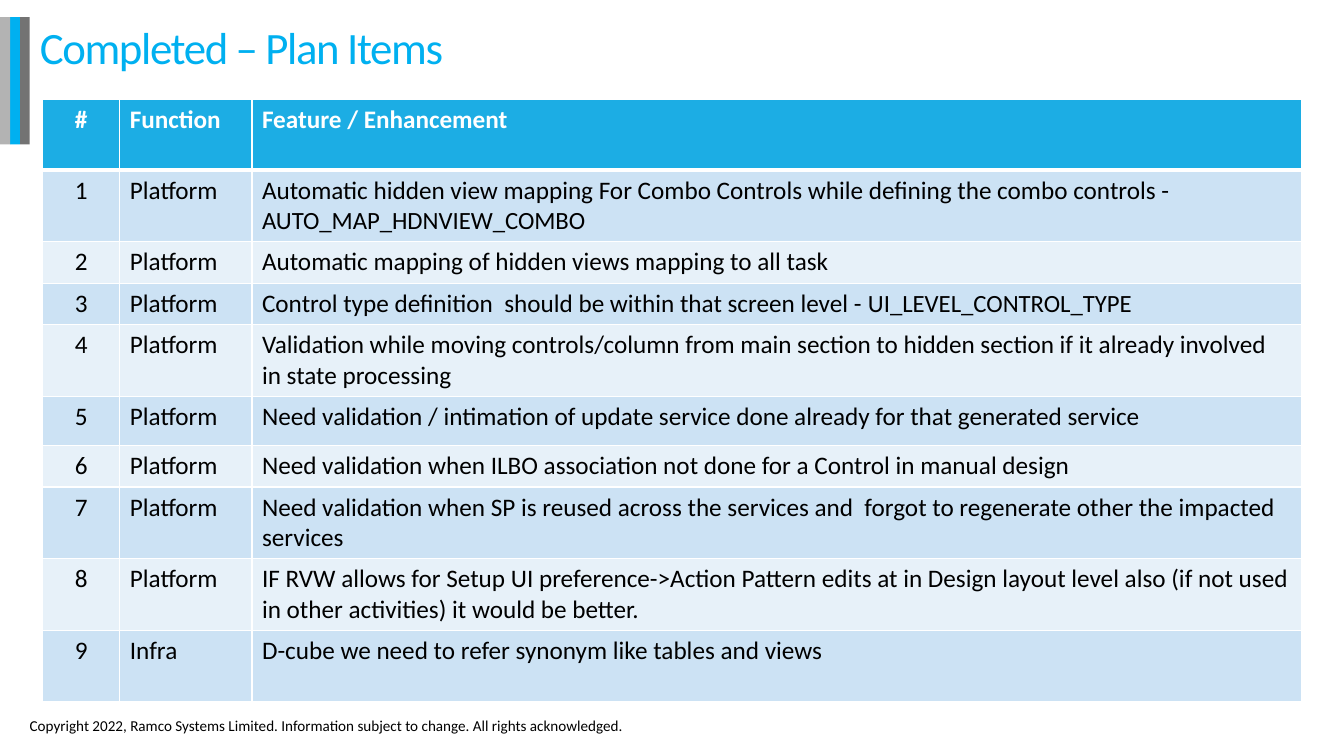
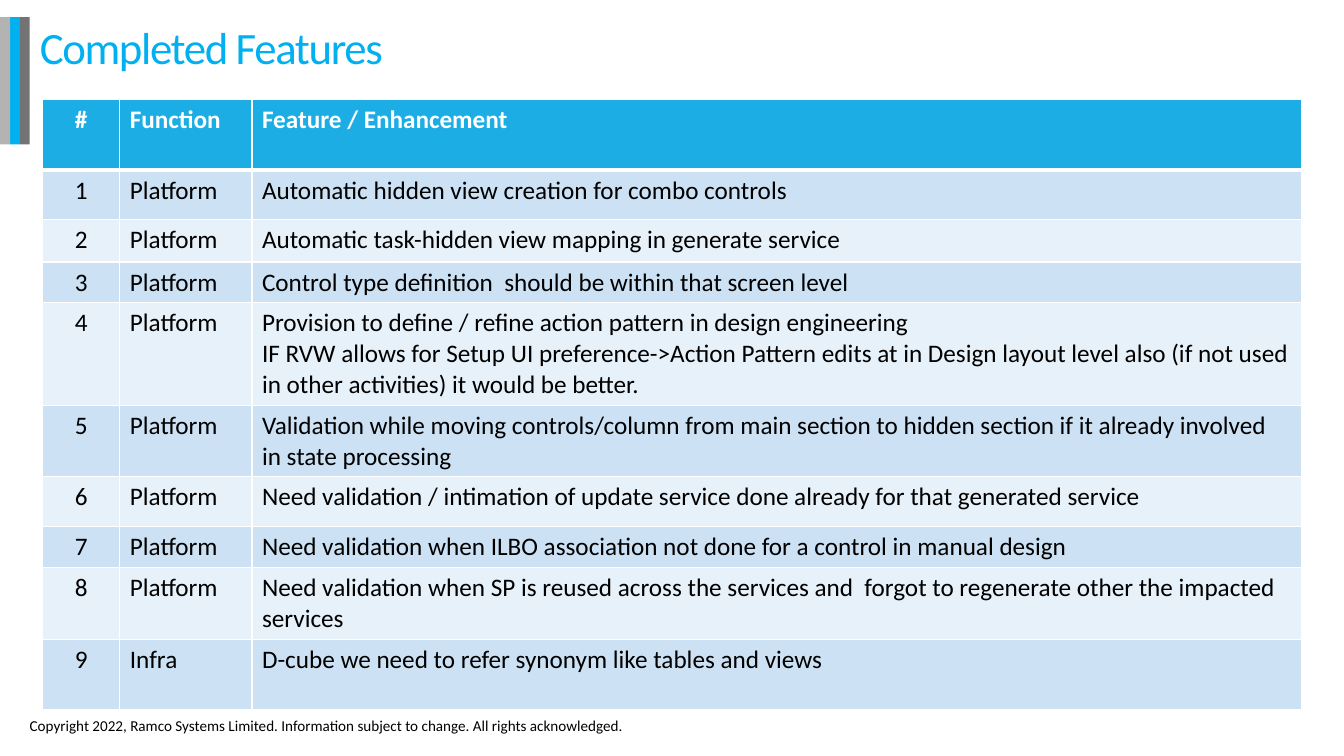
Before and after one commit to jeyalatha/SystemBackup, a slide deck: slide 4 of HRP Developer Productivity.pptx. Drawn at 1344x756 pixels with LibreOffice and Linux fonts; fonts in the diff are those of the drawing; background and template pictures are left out. Boxes give left, top, right and bottom in pixels: in the first picture for what was removed or moved away, otherwise in the second. Text is boxed around its words. In the diff, an @@ line names an element or a change of style, - is before the commit and + after.

```diff
--- a/HRP Developer Productivity.pptx
+++ b/HRP Developer Productivity.pptx
@@ title at [40, 33, 383, 72]: text changed @@
-Completed – Plan Items
+Completed Features
@@ table at [42, 100, 1302, 705] @@
-row 2, column 3: Automatic hidden view mapping For Combo Controls while defining the combo controls - AUTO_MAP_HDNVIEW_COMBO
+row 2, column 3: Automatic hidden view creation for combo controls
-row 3, column 3: Automatic mapping of hidden views mapping to all task
+row 3, column 3: Automatic task-hidden view mapping in generate service
-row 4, column 3: Control type definition should be within that screen level - UI_LEVEL_CONTROL_TYPE
+row 4, column 3: Control type definition should be within that screen level
-row 5, column 3: Validation while moving controls/column from main section to hidden section if it already involved in state processing
+row 5, column 3: Provision to define / refine action pattern in design engineering / IF RVW allows for Setup UI preference->Action Pattern edits at in Design layout level also (if not used in other activities) it would be better.
-row 6, column 3: Need validation / intimation of update service done already for that generated service
+row 6, column 3: Validation while moving controls/column from main section to hidden section if it already involved in state processing
-row 7, column 3: Need validation when ILBO association not done for a Control in manual design
+row 7, column 3: Need validation / intimation of update service done already for that generated service
-row 8, column 3: Need validation when SP is reused across the services and forgot to regenerate other the impacted services
+row 8, column 3: Need validation when ILBO association not done for a control in manual design
-row 9, column 3: IF RVW allows for Setup UI preference->Action Pattern edits at in Design layout level also (if not used in other activities) it would be better.
+row 9, column 3: Need validation when SP is reused across the services and forgot to regenerate other the impacted services
```
Also in this commit, not shown: 1 other slide changed, 9 slides added, 17 other files.
